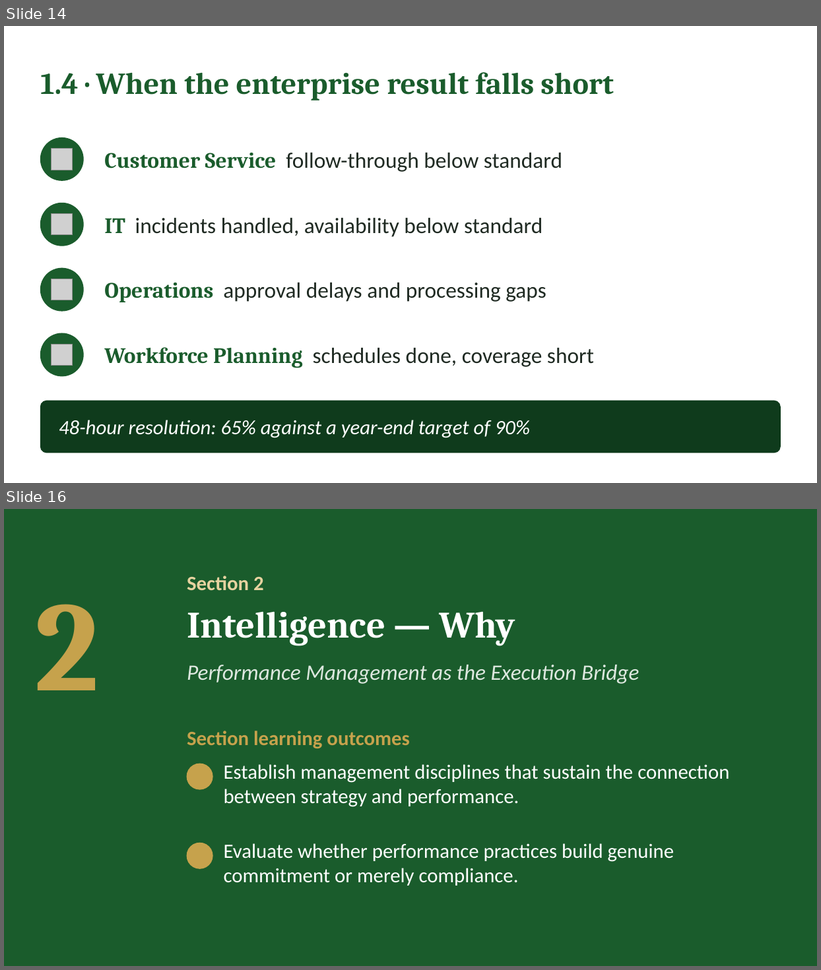
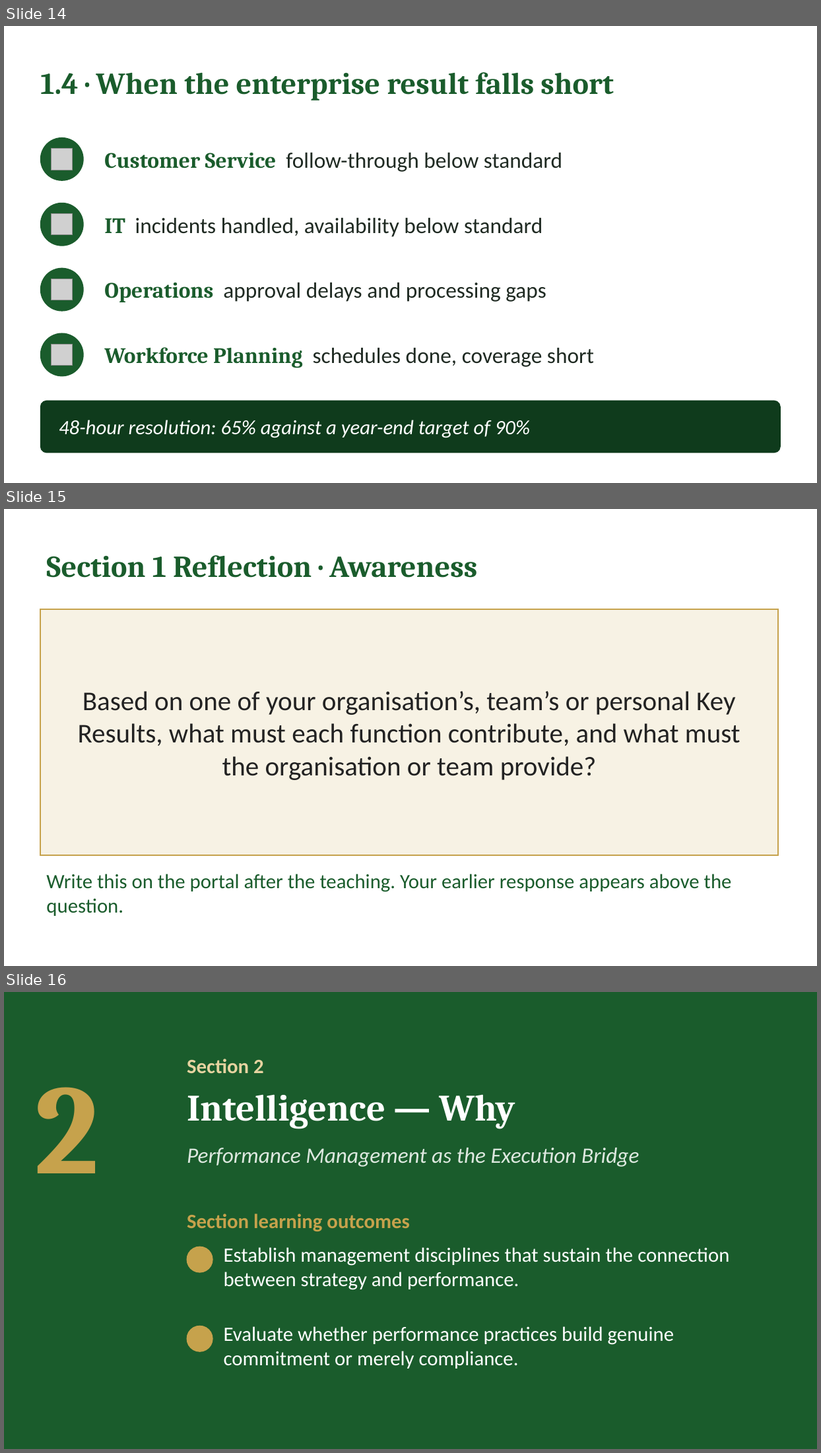
Before and after one commit to IBSL26/ibsl-platform, a slide deck: Unit decks/Unit 06 - Performance Management Setup.pptx. Shown one above the other, each under a label of ours: slides 14 and 16 before the commit, slides 14, 15 and 16 after it; the slides between them are not shown. The pictures are 821x970 and 821x1453 pixels, drawn with LibreOffice and Linux fonts; fonts in the diff are those of the drawing; grey boxes stand for pictures; background and template pictures are left out. Boxes give left, top, right and bottom in pixels: in the first picture for what was removed or moved away, otherwise in the second. Text is boxed around its words. In the diff, an @@ line names an element or a change of style, - is before the commit and + after.

```diff
--- a/Unit decks/Unit 06 - Performance Management Setup.pptx
+++ b/Unit decks/Unit 06 - Performance Management Setup.pptx
@@ slide 15 added at [4, 509, 817, 966], background #FFFFFF @@
@@ text added at [46, 555, 477, 578], 36 pt, text #1A5C2C, bold @@
+Section 1 Reflection · Awareness
@@ rectangle added at [40, 609, 779, 856], fill #F7F2E4, outline #C6A24C 1.5 pt, 32 pt, text #222222 @@
+Based on one of your organisation’s, team’s or personal Key Results, what must each function contribute, and what must the organisation or team provide?
@@ text added at [46, 874, 732, 916], 24 pt, text #1A5C2C @@
+Write this on the portal after the teaching. Your earlier response appears above the question.
```
Also in this commit, not shown: 4 other slides added, 2 slides removed, 10 other files.
